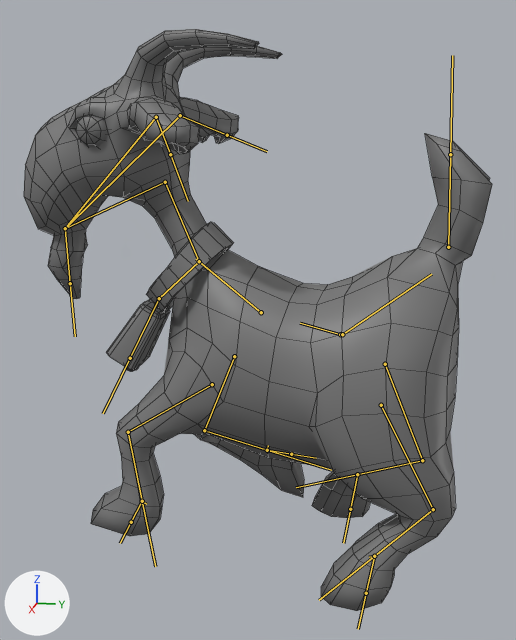
Before and after pictures for a commit that changed the FBX model Assets/Art/Models/Goat/goat_anim.fbx.
One viewpoint serves both versions: a camera (50 mm lens) standing at (1.223, 0.149, 0.756) and looking at (0.0, -0.096, 0.45). Every picture has the same lights, and +X, +Y and +Z are marked at lower left. Both versions are drawn at frame 29 of the action 'Armature|ArmatureAction'; the numbers are the values there. The bones that bend it are drawn over the model as lines. Mesh edges are drawn as thin lines.

In view in the first picture: 'Goat_low'.
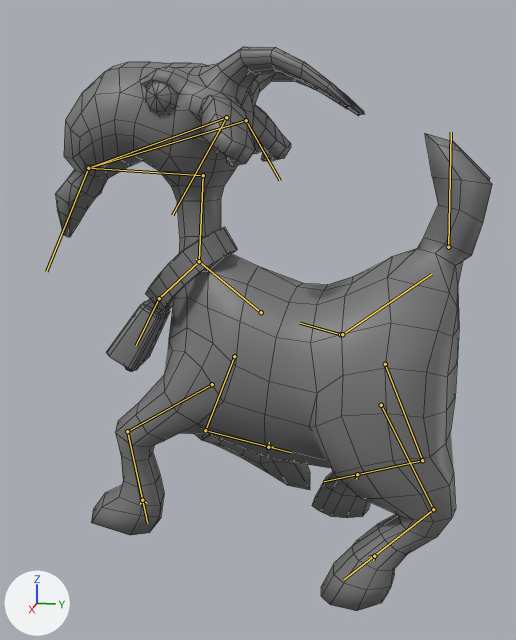
Location of each change, [x1, y1, x2, y2] in pixels of the pictures (516 x 640 px):
'Goat_low', posed (7% narrower)
    before: [24, 29, 492, 611]
    after: [55, 46, 492, 611]
bone 'Neck', root to tip
    before: (199, 261) to (165, 182)
    after: (199, 261) to (203, 175)
bone 'Head', root to tip
    before: (165, 182) to (65, 228)
    after: (203, 175) to (88, 168)
bone 'Ear_R', root to tip
    before: (180, 115) to (227, 135)
    after: (246, 120) to (280, 180)
bone 'Ear_L', root to tip
    before: (156, 117) to (170, 154)
    after: (226, 117) to (172, 215)
bone 'FrontFoot_R', root to tip
    before: (204, 430) to (267, 450)
    after: (205, 430) to (291, 452)
bone 'FrontFootIK_R', root to tip
    before: (267, 450) to (268, 445)
    after: (268, 447) to (269, 442)

Patch to the scene script:
```diff
--- a/Assets/Art/Models/Goat/goat_anim.fbx.py
+++ b/Assets/Art/Models/Goat/goat_anim.fbx.py
@@ bone_neck @@
 bone_neck = bpy.data.objects['Armature'].pose.bones['Neck']  # child of 'Spine3'
-bone_neck.rotation_quaternion = (0.973, 0.232, 0.0, 0.0)  # degrees (27, 0, 0)
+bone_neck.rotation_quaternion = (1.0, 0.0, 0.0, 0.0)  # degrees (0, 0, 0)
@@ bone_head @@
 bone_head = bpy.data.objects['Armature'].pose.bones['Head']  # child of 'Neck'
-bone_head.rotation_quaternion = (0.999, -0.03, -0.034, -0.007)  # degrees (-3, -4, -1)
+bone_head.rotation_quaternion = (1.0, -0.03, 0.0, 0.0)  # degrees (-3, 0, 0)
@@ bone_ear_r @@
 bone_ear_r = bpy.data.objects['Armature'].pose.bones['Ear_R']  # child of 'Head1_R'
-bone_ear_r.rotation_quaternion = (0.967, -0.101, 0.185, 0.144)  # degrees (-9, 23, 15)
+bone_ear_r.rotation_quaternion = (0.942, -0.128, 0.188, 0.247)  # degrees (-9, 25, 27)
@@ bone_ear_l @@
 bone_ear_l = bpy.data.objects['Armature'].pose.bones['Ear_L']  # child of 'Head1_L'
-bone_ear_l.rotation_quaternion = (0.953, -0.147, -0.211, -0.16)  # degrees (-14, -27, -16)
+bone_ear_l.rotation_quaternion = (0.929, -0.17, -0.193, -0.267)  # degrees (-14, -27, -29)
@@ bone_frontfoot_r @@
 bone_frontfoot_r = bpy.data.objects['Armature'].pose.bones['FrontFoot_R']  # child of 'FrontLeg_R'
-bone_frontfoot_r.rotation_quaternion = (0.774, 0.632, 0.0, -0.036)  # degrees (78, 3, -3)
+bone_frontfoot_r.rotation_quaternion = (0.759, 0.65, 0.0, -0.037)  # degrees (81, 3, -3)
@@ bone_frontfootik_r @@
 bone_frontfootik_r = bpy.data.objects['Armature'].pose.bones['FrontFootIK_R']
-bone_frontfootik_r.location = (0.0, 0.034, 0.131)
-bone_frontfootik_r.rotation_quaternion = (0.613, 0.79, -0.004, 0.0)  # degrees (104, 0, 0)
+bone_frontfootik_r.location = (0.0, 0.034, 0.139)
+bone_frontfootik_r.rotation_quaternion = (0.559, 0.829, -0.004, 0.001)  # degrees (112, 0, 0)
```
